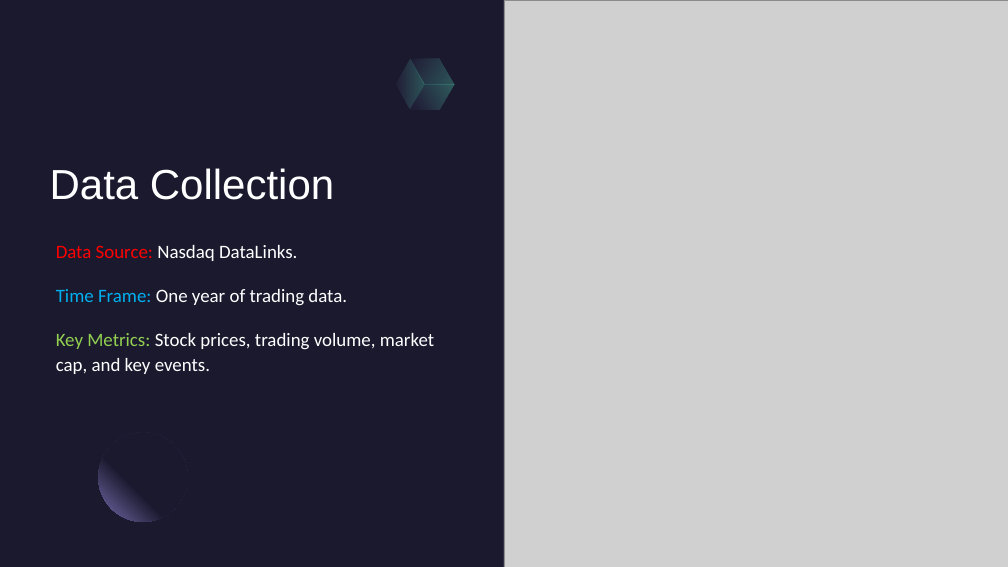
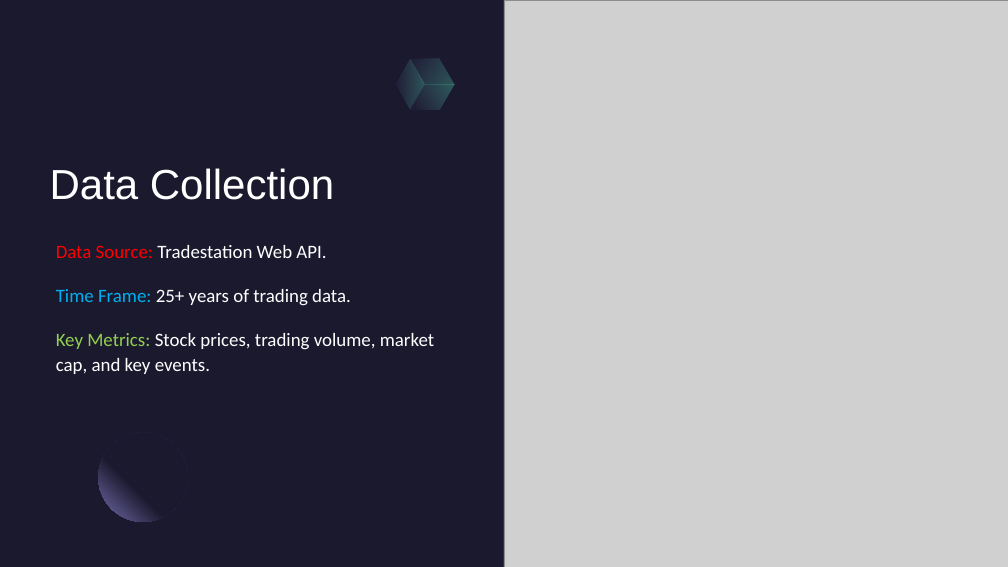
Before and after one commit to mafiat/Project1, a slide deck: slide 5 of Project1_Presentation.pptx. Drawn at 1008x567 pixels with LibreOffice and Linux fonts; fonts in the diff are those of the drawing; grey boxes stand for pictures. Boxes give left, top, right and bottom in pixels: in the first picture for what was removed or moved away, otherwise in the second. Text is boxed around its words. In the diff, an @@ line names an element or a change of style, - is before the commit and + after.

```diff
--- a/Project1_Presentation.pptx
+++ b/Project1_Presentation.pptx
@@ text at box(56, 245, 351, 306): text changed @@
-Data Source: Nasdaq DataLinks.
-Time Frame: One year of trading data.
+Data Source: Tradestation Web API.
+Time Frame: 25+ years of trading data.
```
Also in this commit, not shown: 2 other slides changed, 2 slides added, 3 other files.
